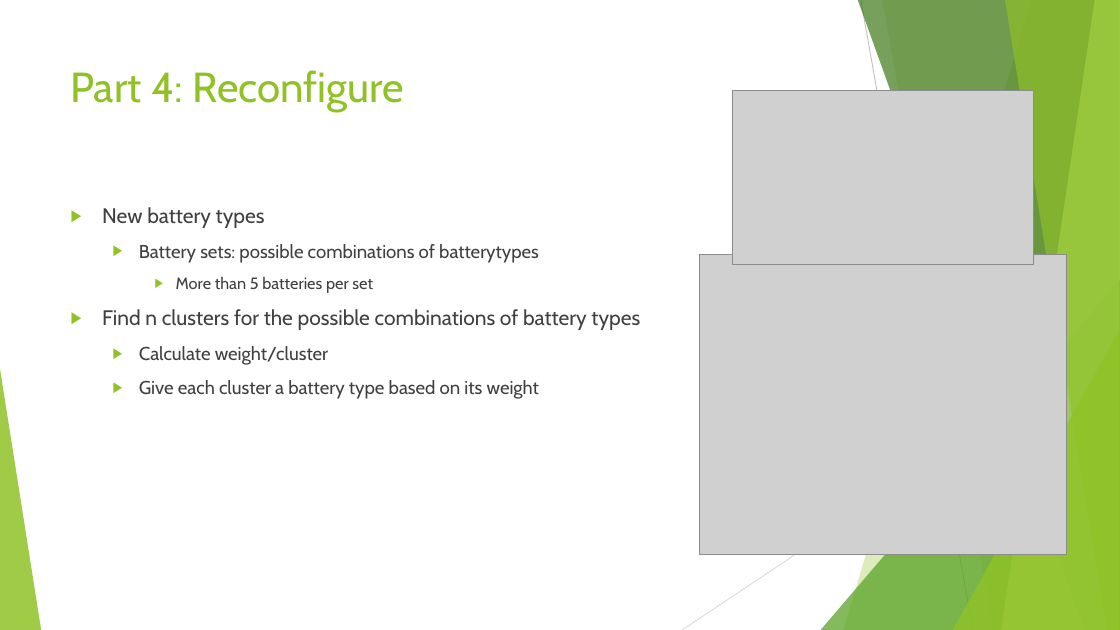
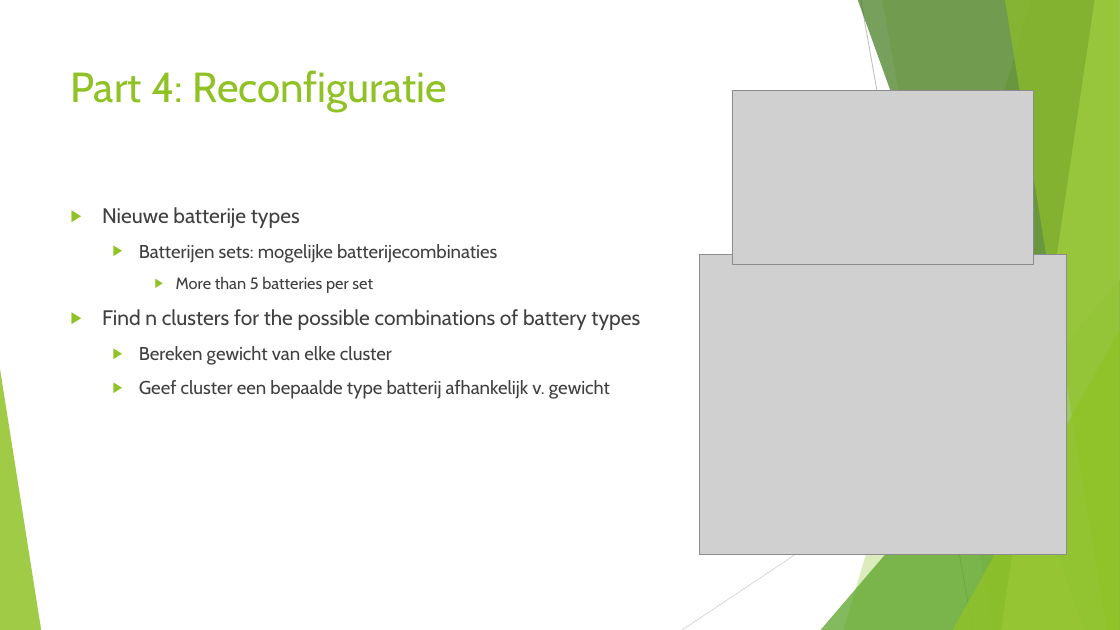
Before and after one commit to JSMR-heuristics/JSMR, a slide deck: slide 8 of EndPres.pptx. Drawn at 1120x630 pixels with LibreOffice and Linux fonts; fonts in the diff are those of the drawing; grey boxes stand for pictures. Boxes give left, top, right and bottom in pixels: in the first picture for what was removed or moved away, otherwise in the second. Text is boxed around its words. In the diff, an @@ line names an element or a change of style, - is before the commit and + after.

```diff
--- a/EndPres.pptx
+++ b/EndPres.pptx
@@ title at bbox=[71, 70, 447, 112]: text changed @@
-Part 4: Reconfigure
+Part 4: Reconfiguratie
@@ text at bbox=[102, 207, 497, 263]: text changed @@
-▶ New battery types
-  ▶ Battery sets: possible combinations of batterytypes
+▶ Nieuwe batterije types
+  ▶ Batterijen sets: mogelijke batterijecombinaties
@@ text at bbox=[139, 346, 610, 399]: text changed @@
-  ▶ Calculate weight/cluster
-  ▶ Give each cluster a battery type based on its weight
+  ▶ Bereken gewicht van elke cluster
+  ▶ Geef cluster een bepaalde type batterij afhankelijk v. gewicht
```
Also in this commit, not shown: 9 other slides changed, 1 slide added, 1 slide removed.
